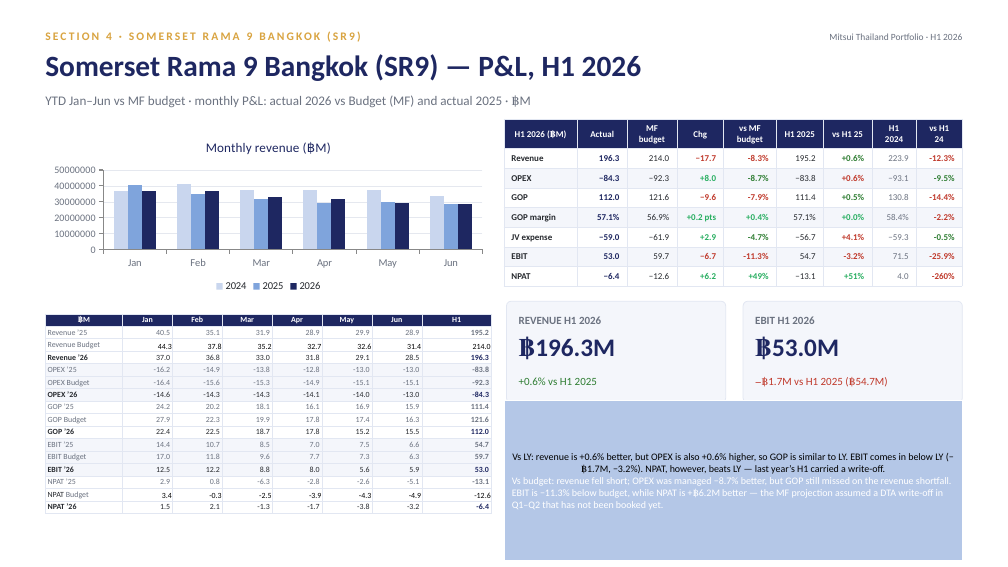
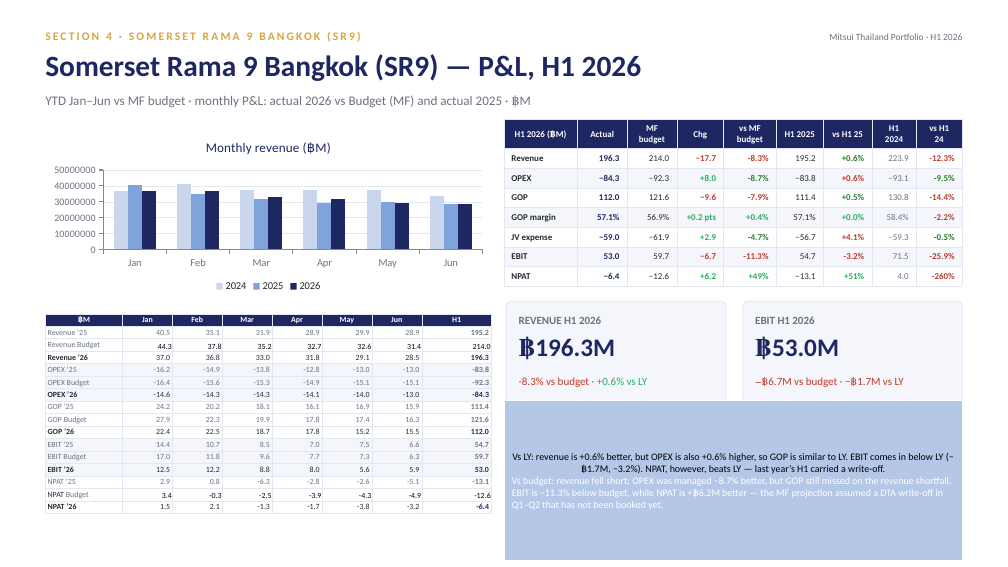
Before and after one commit to Chavin2543/mae-workspace, a slide deck: slide 19 of output/Portfolio_Performance_Report_H1-2026.pptx. Drawn at 1008x567 pixels with LibreOffice and Linux fonts; fonts in the diff are those of the drawing. Boxes give left, top, right and bottom in pixels: in the first picture for what was removed or moved away, otherwise in the second. Text is boxed around its words. In the diff, an @@ line names an element or a change of style, - is before the commit and + after.

```diff
--- a/output/Portfolio_Performance_Report_H1-2026.pptx
+++ b/output/Portfolio_Performance_Report_H1-2026.pptx
@@ text at <box>519,377,647,387</box>: text changed; text colour #2E7D32 to #C0392B @@
-+0.6% vs H1 2025
+-8.3% vs budget · +0.6% vs LY
@@ text at <box>755,377,904,387</box>: text changed @@
-−฿1.7M vs H1 2025 (฿54.7M)
+−฿6.7M vs budget · −฿1.7M vs LY
```
Also in this commit, not shown: 4 other slides changed.
